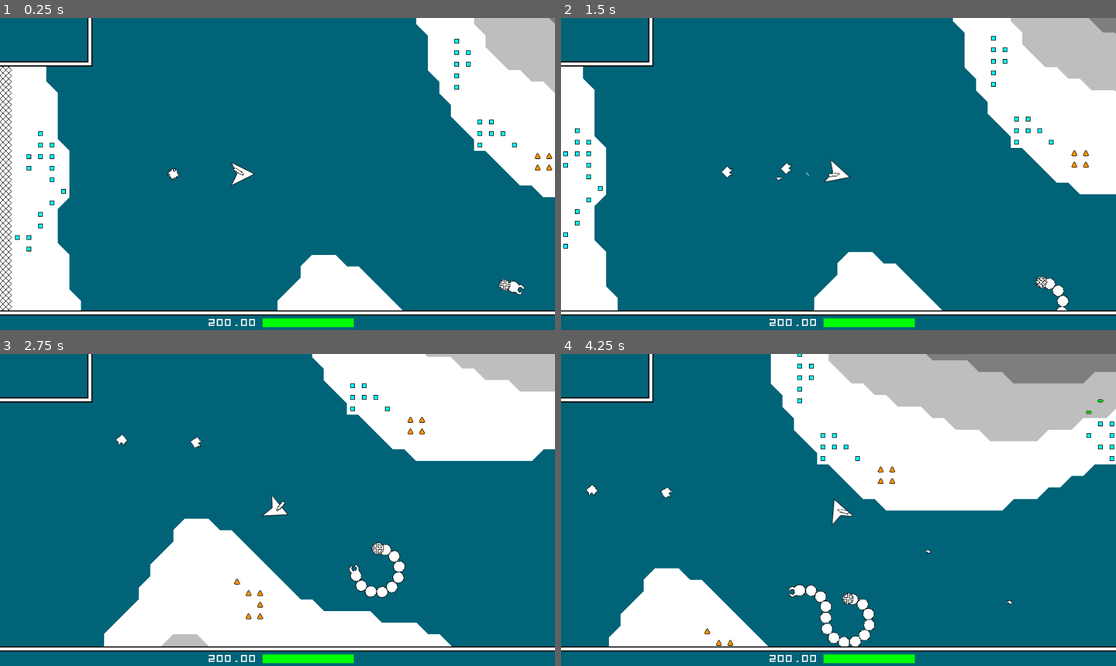
Above: before the commit, frames 1-4 (two rows, left to right).
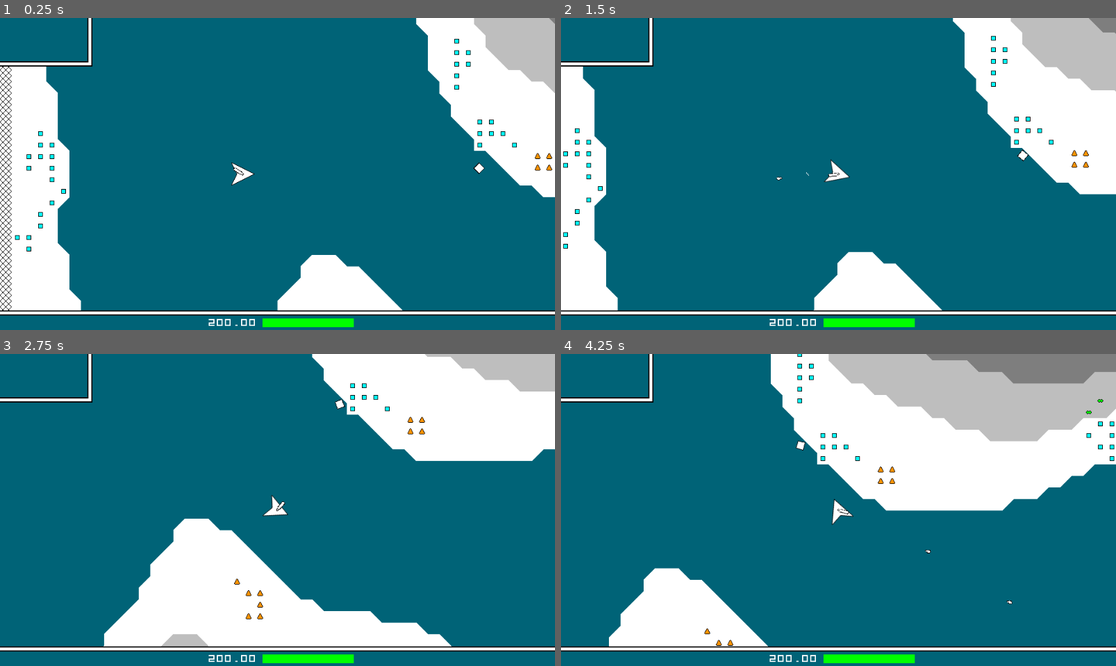
Above: after the commit, the same moments.

Repository: LangII/ProjectSpaceMiner
Game: Godot game, scene res://scenes/Main.tscn
Two runs of this game, one before a commit and one after it. Both use one fixed random seed, a clock stepped at 60 frames per second and the inputs below.
Inputs (mouse positions are in pixels of both pictures, inside the frame that each line leads up to):
- Up to frame 1 (0.25 s): no input
- Up to frame 2 (1.5 s): move the mouse to (960, 158) at 0.52 s; hold D (right) 0.53-1.28 s; tap T (test) at 0.6 s; move the mouse to (727, 189) at 1.27 s; hold S (down) from 1.28 s (still down); click (727, 189) at 1.35 s
- Up to frame 3 (2.75 s): tap T (test) at 1.55, 2.1 s; move the mouse to (333, 441) at 2.02 s; release S (down) at 2.03 s; hold D (right) from 2.03 s (still down)
- Up to frame 4 (4.25 s): move the mouse to (810, 572) at 2.77 s; release D (right) at 2.78 s; hold W (up) 2.78-3.53 s; tap T (test) at 2.85, 3.8 s; move the mouse to (1005, 556) at 3.52 s; press the mouse at (1005, 556) at 3.53 s; hold A (left) from 3.53 s (still down)

The runs differ from the first frame. In frame 1, 0.2% of the frame differs, in the area x 30-95%, y 46-89%; in frame 2, 0.4%; in frame 3, 0.8%; in frame 4, 1.1%, in the area x 4-57%, y 27-94%.

Commit message:
enemy03 movement done

Diff:
--- a/scenes/Enemy03.tscn
+++ b/scenes/Enemy03.tscn
@@ -1,14 +1,12 @@
-[gd_scene load_steps=5 format=2]
+[gd_scene load_steps=4 format=2]
 
 [ext_resource path="res://scripts/Enemy03.gd" type="Script" id=1]
 [ext_resource path="res://sprites/enemy_03_body.png" type="Texture" id=2]
-[ext_resource path="res://sprites/bullet_01a.png" type="Texture" id=3]
 
 [sub_resource type="CircleShape2D" id=1]
 
 [node name="Enemy03" type="KinematicBody2D"]
 collision_layer = 16
-collision_mask = 7
 script = ExtResource( 1 )
 
 [node name="Col" type="CollisionShape2D" parent="."]
@@ -17,20 +15,8 @@
 [node name="Body" type="Sprite" parent="."]
 texture = ExtResource( 2 )
 
-[node name="CanChangeColRayTimer" type="Timer" parent="."]
-wait_time = 0.5
-
 [node name="RotPosA" type="Position2D" parent="."]
 position = Vector2( -7, -7 )
-
-[node name="RotPosB" type="Position2D" parent="."]
-position = Vector2( 7, -7 )
-
-[node name="RotPosC" type="Position2D" parent="."]
-position = Vector2( 7, 7 )
-
-[node name="RotPosD" type="Position2D" parent="."]
-position = Vector2( -7, 7 )
 
 [node name="ColRayARight" type="RayCast2D" parent="."]
 position = Vector2( -7, 7 )
@@ -38,11 +24,29 @@
 cast_to = Vector2( -2, 0 )
 collide_with_areas = true
 
+[node name="ColRayALeft" type="RayCast2D" parent="."]
+position = Vector2( 7, -7 )
+enabled = true
+cast_to = Vector2( 0, -2 )
+collide_with_areas = true
+
+[node name="RotPosB" type="Position2D" parent="."]
+position = Vector2( 7, -7 )
+
 [node name="ColRayBRight" type="RayCast2D" parent="."]
 position = Vector2( -7, -7 )
 enabled = true
 cast_to = Vector2( 0, -2 )
 collide_with_areas = true
+
+[node name="ColRayBLeft" type="RayCast2D" parent="."]
+position = Vector2( 7, 7 )
+enabled = true
+cast_to = Vector2( 2, 0 )
+collide_with_areas = true
+
+[node name="RotPosC" type="Position2D" parent="."]
+position = Vector2( 7, 7 )
 
 [node name="ColRayCRight" type="RayCast2D" parent="."]
 position = Vector2( 7, -7 )
@@ -50,19 +54,23 @@
 cast_to = Vector2( 2, 0 )
 collide_with_areas = true
 
+[node name="ColRayCLeft" type="RayCast2D" parent="."]
+position = Vector2( -7, 7 )
+enabled = true
+cast_to = Vector2( 0, 2 )
+collide_with_areas = true
+
+[node name="RotPosD" type="Position2D" parent="."]
+position = Vector2( -7, 7 )
+
 [node name="ColRayDRight" type="RayCast2D" parent="."]
 position = Vector2( 7, 7 )
 enabled = true
 cast_to = Vector2( 0, 2 )
 collide_with_areas = true
 
-[node name="RayCast2D" type="RayCast2D" parent="."]
+[node name="ColRayDLeft" type="RayCast2D" parent="."]
 position = Vector2( -7, -7 )
-cast_to = Vector2( -10, -10 )
-
-[node name="Sprite" type="Sprite" parent="."]
-visible = false
-position = Vector2( 0, -10 )
-texture = ExtResource( 3 )
-
-[connection signal="timeout" from="CanChangeColRayTimer" to="." method="_on_CanChangeColRayTimer_timeout"]
+enabled = true
+cast_to = Vector2( -2, 0 )
+collide_with_areas = true
--- a/scripts/Bullet01.gd
+++ b/scripts/Bullet01.gd
@@ -11,7 +11,7 @@
 var COL_PARTICLES_LIFETIME = 1.0
 var COLLISION_NORMAL_CLAMP = 0.01
 var SPEED = 450
-var DMG = 20
+var DMG = 2000
 
 var velocity = Vector2()
 
--- a/scripts/Enemy02.gd
+++ b/scripts/Enemy02.gd
@@ -10,6 +10,9 @@
 
 	- Front Enemy02 should keep old Enemy02's target.  It does not.  After split(), both front and
 	back Enemy02s make dramatic turns to pursue new targets.
+
+2024-01-31
+look into having LifeEndParticles2D like Enemy01
 
 -----
 NOTES
@@ -62,8 +65,6 @@
 """
 #onready var SPEED_MIN = 60
 #onready var SPEED_MAX = 40
-#onready var SPEED_MIN = 40
-#onready var SPEED_MAX = 20
 
 onready var INNER_TURN_SHARPNESS_MIN = 2.5
 onready var INNER_TURN_SHARPNESS_MAX = 1.5
@@ -215,7 +216,7 @@
 	if _segment_count < SEGMENT_COUNT_MIN or _segment_count > SEGMENT_COUNT_MAX:
 		util.throwError(
 			"Enemy02.updateVarsFromSegmentCount() arg _segment_count must be between %s and %s " %
-			[SEGMENT_COUNT_MIN, SEGMENT_COUNT_MAX] + "inclusively."
+			[SEGMENT_COUNT_MIN, SEGMENT_COUNT_MAX] + " inclusively."
 		)
 	SEGMENT_COUNT = _segment_count
 	updateSpeedAndInnerTurnSharpness()
--- a/scripts/Enemy03.gd
+++ b/scripts/Enemy03.gd
@@ -20,6 +20,65 @@
 	- ship is in range
 	- ready
 	-
+
+-----
+TODOS
+-----
+
+2023-08-20
+
+DONE
+- Add nodes and code to allow for rolling 'left'.
+
+DONE
+- Add alternate between roll left and roll right behavior.
+
+DONE
+- Add rotation to float.
+
+DONE
+- Add behavior for 'rolling' -> 'floating' when dependent terrain is destroyed.
+
+	DONE
+	- cur_dependent_tiles = list of tiles that Enemy03 is currently dependent on
+
+	DONE
+	- whenever a tile is broken, get all cur_dependent_tiles for all enemy_03s
+
+	DONE
+	- if the broken tile is in one of those lists, then trigger that enemy_03 to 'floating' state
+
+(
+	2024-01-30
+	DONE
+	test and clean up all previous DONEs
+)
+
+- Add damage exchange behavior for when Ship and Enemy03 (body to body) collide.
+
+- Add turret for missiles.
+
+- Use shooting of Ship to add shooting to Enemy03.  Maybe for now just have it shoot Bullet01.
+
+- Upgrade from Bullet01 to Bullet02, a slow moving homing AOE.
+
+- Have ship bullets damage Enemy03.
+
+- Add control to not allow Enemy03 to walk up the sky walls (hashed blocks).
+
+2024-01-31
+Under the current state, while it is cool behavior to make it so that the Ship can trigger an
+Enemy03 into 'floating' move_state by destroying holding tile(s), it gives the Ship an advantage
+over Enemy03.  Part of the defense of Enemy03 is it's rapid back-and-forth movement while wall
+crawling.  When in the 'floating' move_state there is no longer that defensive movement.  So, to
+counter this I'll make it so that while in 'floating' move_state Enemy03 has an increase in defense.
+
+-----
+OTHER
+-----
+
+- One problem with the current method of "rolling" is that I don't know how to make the roll speed
+adjustable.
 """
 
 
@@ -30,36 +89,8 @@
 onready var ship = get_node('/root/Main/Gameplay/Ship')
 onready var tilemap = get_node('/root/Main/Gameplay/TileMap')
 
-var move_state = ''
-var move_vector = Vector2()
-
-#var WALK_ANGLES = [0, 45, 90, 135, 180, 225, 270, 315, 360]
-#var WALK_ANGLE_TOLERANCE = 20
-
-#var ROT_NODE_MAP = {
-#	$RotPosA: {
-#		'next_pos_node':	{'right': $RotPosD,			'left': $RotPosB},
-#		'col_ray':			{'right': $ColRayARight,	'left': $ColRayALeft}
-#	},
-#	$RotPosB: {
-#		'next_pos_node':	{'right': $RotPosA,			'left': $RotPosC},
-#		'col_ray':			{'right': $ColRayBRight,	'left': $ColRayBLeft}
-#	},
-#	$RotPosC: {
-#		'next_pos_node':	{'right': $RotPosB,			'left': $RotPosD},
-#		'col_ray':			{'right': $ColRayCRight,	'left': $ColRayCLeft}
-#	},
-#	$RotPosD: {
-#		'next_pos_node':	{'right': $RotPosC,			'left': $RotPosA},
-#		'col_ray':			{'right': $ColRayDRight,	'left': $ColRayDLeft}
-#	}
-#}
-
-"""
-TURNOER NOTES:
-- I think it might be the map that's so wrong.  The Enemy03's rotation seems to coordinatedly skip
-corners during rotation.  ^|_(**)_|^
-"""
+#onready var mineral_tilemap = get_node('/root/Main/Gameplay/MineralTileMap')
+#var cur_holding_min_tile = null
 
 var ROT_NODE_MAP = {
 	'RotPosA': {
@@ -80,225 +111,149 @@
 	}
 }
 
+var move_state = ''  # 'floating' or 'rolling'
+
 var cur_rotate_around_node = null
 var cur_rotate_around_pos = Vector2()
-var cur_rotate_dir = ''
+var cur_roll_dir = ''
+var cur_roll_dir_mod = 0
 var cur_rotated_enough_ray = null
 
-var can_change_col_ray = true
+var FLOATING_LINEAR_SPEED_MIN = 10.0
+var FLOATING_LINEAR_SPEED_MAX = 100.0
+var FLOATING_ROTATE_SPEED_MIN = 0.01
+var FLOATING_ROTATE_SPEED_MAX = 0.2
+
+var ROLLING_CHANGE_DIR_CHANCE_MIN = 0.001  # perc
+var ROLLING_CHANGE_DIR_CHANCE_MAX = 0.300  # perc
+
+var ROLLING_MOV_MOD = 0.08
+var ROLLING_ROT_MOD = 4.0
+
+var floating_linear_speed = 0.0
+var floating_linear_dir = 0.0
+var floating_move_vector = Vector2()
+var floating_rotate_speed = 0.0
+var floating_rotate_dir = ''
+var floating_rotate_dir_mod = 0
+
+onready var cur_holding_tile = null
 
 
 ####################################################################################################
 
 
-func _ready():
-
+func _ready() -> void:
+
+	setMoveStateToFloating()
+
+	# TEST
+	floating_linear_dir = 0.0
+	floating_move_vector = Vector2(floating_linear_speed, 0).rotated(deg2rad(floating_linear_dir))
+
+
+func _process(_delta:float) -> void:
+
+	match move_state:
+
+		'floating':
+
+			rotate(floating_rotate_dir_mod * floating_rotate_speed)
+
+			var col = move_and_collide(floating_move_vector * _delta, false)
+
+			if col:
+
+				if col.collider == tilemap:
+
+					setMoveStateToRolling(col.position)
+
+		'rolling':
+
+			if cur_rotated_enough_ray.is_colliding():
+
+				setCurHoldingTile()
+
+				if util.getRandomBool(
+					util.getRandomFloat(
+						ROLLING_CHANGE_DIR_CHANCE_MIN,
+						ROLLING_CHANGE_DIR_CHANCE_MAX
+					)
+				):
+
+					changeCurRollDir()
+
+					setCurRotatedEnoughRay()
+
+				else:
+
+					updateColVars()
+
+			handleRollingMovement()
+
+
+####################################################################################################
+
+
+func setMoveStateToFloating() -> void:
 	move_state = 'floating'
-#	move_state = 'testing'
-
-#	$WalkingTerrainCol.disabled = true
-
-	move_vector = Vector2(0, 100)
-
-	rotate(deg2rad(10))
-
-#	rotate_around = $RotPosD.global_position
-
-
-var d = 0.0
-
-func _process(_delta:float):
-#func _physics_process(_delta:float):
-
-#	print("\ncur_rotate_around_node.name = ", cur_rotate_around_node.name if cur_rotate_around_node else null)
-#	print("cur_rotated_enough_ray.name = ", cur_rotated_enough_ray.name if cur_rotated_enough_ray else null)
-
-#	d += _delta
-
-	match move_state:
-
-		'floating':
-
-			var col = move_and_collide(move_vector * _delta, false)
-
-			if col:
-
-				if col.collider == tilemap:
-
-#					print("\ncol.position = ", col.position)
-
-#					print("collided with tilemap")
-
-#					rotateToWalkFromCol(col.position)
-
-					# ignore terrain col while walking
-					set_collision_mask_bit(1, false)
-
-					smallRotateAfterTerrainCol(col.position)
-
-					move_state = 'rotating'
-
-#					rotate_around = $RotPosD.global_position
-#					cur_rotate_around = col.position
-					cur_rotate_around_node = getClosestRotPosNode(col.position)
-
-					cur_rotate_around_pos = cur_rotate_around_node.global_position
-
-					cur_rotate_dir = 'right'
-
-					cur_rotated_enough_ray = get_node(ROT_NODE_MAP[cur_rotate_around_node.name]['col_ray'][cur_rotate_dir])
-
-					can_change_col_ray = true
-
-#					printColVars()
-
-#					$FloatingTerrainCol.disabled = true
-#					$WalkingTerrainCol.disabled = false
-
-#					var crap_speed = 5000.0
-#					global_position = Vector2(
-#						sin(crap_speed) * global_position.distance_to(rotate_around),
-#						cos(crap_speed) * global_position.distance_to(rotate_around)
-#					) + rotate_around
-
-
-		'rotating':
-
-#			print("\ncur_rotated_enough_ray.name           = ", cur_rotated_enough_ray.name)
-#			print("cur_rotated_enough_ray.is_colliding() = ", cur_rotated_enough_ray.is_colliding())
-#			if hasRotatedEnough():
-#			cur_rotated_enough_ray.force_raycast_update()
-
-			if cur_rotated_enough_ray.is_colliding() and can_change_col_ray:
-
-#				print("HAS ROTATED ENOUGH")
-				updateColVars()
-#				printColVars()
-#				return
-#				updateCurRotateAround()
-#				updateCurRotatedEnoughRay()
-#				cur_rotate_around_node = get_node(ROT_NODE_MAP[cur_rotate_around_node.name]['next_pos_node'][cur_rotate_dir])
-#				cur_rotate_around_pos = cur_rotate_around_node.global_position
-#				cur_rotated_enough_ray = get_node(ROT_NODE_MAP[cur_rotate_around_node.name]['col_ray'][cur_rotate_dir])
-#				can_change_col_ray = false
-#				$CanChangeColRayTimer.start()
-#
-			global_position = cur_rotate_around_pos + (global_position - cur_rotate_around_pos).rotated(0.02)
-#			look_at(cur_rotate_around_pos)
-			rotate(deg2rad(1))
-
-#			var rot_speed = -1.0
-#			d += _delta
-#			d = 1
-#			var sin_ = sin(rot_speed * d) * global_position.distance_to(rotate_around)
-#			var cos_ = cos(rot_speed * d) * global_position.distance_to(rotate_around)
-#			print("sin_ = ", sin_)
-#			print("cos_ = ", cos_)
-#			global_position = Vector2(
-#				sin(rot_speed * d) * global_position.distance_to(rotate_around),
-#				cos(rot_speed * d) * global_position.distance_to(rotate_around)
-#			) + rotate_around
-#			print("cur_rotate_around_node = ", cur_rotate_around_node)
-
-
-
-		'passive':
-
-			pass
-
-
-
-
-
-
-
-
-
-
-
-
-
-
-
-
-
-
-
-
-
-#		'testing':
-#
-#			var rot_speed = 2.0
-#
-##			var sin_var = sin(rot_speed * _delta)
-##			print("sin_var = ", sin_var)
-#
-#			d += _delta
-#
-#			global_position = Vector2(
-##				sin(rot_speed * _delta) * global_position.distance_to(rotate_around),
-#				sin(rot_speed * d) * global_position.distance_to(rotate_around),
-##				cos(rot_speed * _delta) * global_position.distance_to(rotate_around)
-#				cos(rot_speed * d) * global_position.distance_to(rotate_around)
-#			) + rotate_around
-#
-#			look_at(rotate_around)
-#			rotate(deg2rad(90 + 45))
-
-
-####################################################################################################
+	floating_linear_speed = util.getRandomFloat(FLOATING_LINEAR_SPEED_MIN, FLOATING_LINEAR_SPEED_MAX)
+	floating_linear_dir = util.getRandomFloat(0.0, 360.0)
+	floating_move_vector = Vector2(floating_linear_speed, 0).rotated(deg2rad(floating_linear_dir))
+	floating_rotate_speed = util.getRandomFloat(FLOATING_ROTATE_SPEED_MIN, FLOATING_ROTATE_SPEED_MAX)
+	floating_rotate_dir = util.getRandomItemFromArray(['left', 'right'])
+	floating_rotate_dir_mod = -1 if floating_rotate_dir == 'left' else +1
+	set_collision_mask_bit(1, true)
+	cur_holding_tile = null
+
+
+func setMoveStateToRolling(_col_position:Vector2) -> void:
+	set_collision_mask_bit(1, false)  # ignore terrain col while walking
+	smallRotateAfterTerrainCol(_col_position)
+	move_state = 'rolling'
+	cur_rotate_around_node = getClosestRotPosNode(_col_position)
+	cur_rotate_around_pos = cur_rotate_around_node.global_position
+	cur_roll_dir = util.getRandomItemFromArray(['left', 'right'])
+	cur_roll_dir_mod = -1 if cur_roll_dir == 'left' else +1
+	setCurRotatedEnoughRay()
+
+
+func setCurRotatedEnoughRay() -> void:
+	cur_rotated_enough_ray = get_node(ROT_NODE_MAP[cur_rotate_around_node.name]['col_ray'][cur_roll_dir])
+
+
+func handleRollingMovement() -> void:
+	global_position = (
+		cur_rotate_around_pos
+		+ (global_position - cur_rotate_around_pos).rotated(cur_roll_dir_mod * ROLLING_MOV_MOD)
+	)
+	rotate(deg2rad(cur_roll_dir_mod * ROLLING_ROT_MOD))
 
 
 func updateColVars() -> void:
-	cur_rotate_around_node = get_node(ROT_NODE_MAP[cur_rotate_around_node.name]['next_pos_node'][cur_rotate_dir])
+	cur_rotate_around_node = get_node(ROT_NODE_MAP[cur_rotate_around_node.name]['next_pos_node'][cur_roll_dir])
 	cur_rotate_around_pos = cur_rotate_around_node.global_position
-	cur_rotated_enough_ray = get_node(ROT_NODE_MAP[cur_rotate_around_node.name]['col_ray'][cur_rotate_dir])
-
-	can_change_col_ray = false
-	$CanChangeColRayTimer.start()
+	cur_rotated_enough_ray = get_node(ROT_NODE_MAP[cur_rotate_around_node.name]['col_ray'][cur_roll_dir])
 
 
 func printColVars() -> void:
 	print("\ncur_rotate_around_node = ", cur_rotate_around_node.name)
 	print("cur_rotate_around_pos  = ", cur_rotate_around_pos)
-	print("cur_rotate_dir         = ", cur_rotate_dir)
+	print("cur_roll_dir           = ", cur_roll_dir)
 	print("cur_rotated_enough_ray = ", cur_rotated_enough_ray.name)
 
 
 func smallRotateAfterTerrainCol(_col_pos:Vector2) -> void:
-
 	var closest_rot_pos_node_name = getClosestRotPosNode(_col_pos).name
-#	print("closest_rot_pos_node_name = ", closest_rot_pos_node_name)
-
 	var closest_rot_pos_v = global_position - getClosestRotPosNode(_col_pos).global_position
 	var col_pos_v = global_position - _col_pos
 	var angle_to = closest_rot_pos_v.angle_to(col_pos_v)
 	rotate(angle_to)
 
 
-func hasRotatedEnough() -> bool:
-
-#	print("\nstarted hasRotatedEnough()")
-
-	if not cur_rotated_enough_ray.is_colliding():  return false
-
-#	print("cur_rotated_enough_ray.get_collision_point() = ", cur_rotated_enough_ray.get_collision_point())
-
-	var dist_to_tilemap = cur_rotated_enough_ray.global_position.distance_to(cur_rotated_enough_ray.get_collision_point())
-
-#	print("dist_to_tilemap = ", dist_to_tilemap)
-
-	if dist_to_tilemap < 2.0:  return true
-
-	return false
-
-
 func getClosestRotPosNode(_pos:Vector2) -> Node:
 	var closest_rot_pos_node_ = null
 	var rot_pos_nodes = ROT_NODE_MAP.keys()
-
-#	print("rot_pos_nodes = ", rot_pos_nodes)
-
 	var dists = [
 		$RotPosA.global_position.distance_to(_pos), $RotPosB.global_position.distance_to(_pos),
 		$RotPosC.global_position.distance_to(_pos), $RotPosD.global_position.distance_to(_pos)
@@ -307,17 +262,15 @@
 	return closest_rot_pos_node_
 
 
-#func rotateToWalkFromCol(_col_pos:Vector2) -> void:
-#
-#	# left = 0, right = 180, down = 270, up = 90
-#	var col_angle = util.convAngleTo360Range(rad2deg(global_position.angle_to_point(_col_pos)))
-#	print("col_angle = ", col_angle)
-#
-#	return
-
-
-
-
-
-func _on_CanChangeColRayTimer_timeout():
-	can_change_col_ray = true
+func changeCurRollDir() -> void:
+	cur_roll_dir = 'left' if cur_roll_dir == 'right' else 'right'
+	cur_roll_dir_mod = -1 if cur_roll_dir_mod == +1 else +1
+
+
+func setCurHoldingTile() -> void:
+	cur_holding_tile = tilemap.world_to_map(cur_rotated_enough_ray.get_collision_point())
+
+
+
+func takeDmg(_node_took_dmg:Object, _dmg:int) -> void:
+	return
--- a/scripts/EnemyGenLogic.gd
+++ b/scripts/EnemyGenLogic.gd
@@ -45,10 +45,10 @@
 
 func genEnemy01s() -> void:
 
-	""" for manual placement testing """
-	for x in [
-		{'x': 15, 'y': 130, 'count': 2, 'home_radius':4},
-	]:  genEnemy01Swarm(x['x'], x['y'], x['count'], x['home_radius'])
+#	""" for manual placement testing """
+#	for x in [
+#		{'x': 15, 'y': 130, 'count': 2, 'home_radius':4},
+#	]:  genEnemy01Swarm(x['x'], x['y'], x['count'], x['home_radius'])
 
 	return
 
@@ -85,10 +85,10 @@
 
 func genEnemy02s() -> void:
 
-	""" for manual placement testing """
-	for x in [
-		{'pos': Vector2(873, 2792), 'segment_count': 20},
-	]:  genEnemy02(x['pos'], x['segment_count'])
+#	""" for manual placement testing """
+#	for x in [
+#		{'pos': Vector2(873, 2792), 'segment_count': 20},
+#	]:  genEnemy02(x['pos'], x['segment_count'])
 
 	return
 
@@ -125,11 +125,15 @@
 
 func genEnemy03s() -> void:
 
-	return
+#	return
 
 	var enemy_inst = enemy_03.instance()
-	enemy_inst.global_position = Vector2(550, 2590)
+	enemy_inst.global_position = Vector2(820, 2590)
 	_enemies_.add_child(enemy_inst)
+
+#	var enemy_inst_1 = enemy_03.instance()
+#	enemy_inst_1.global_position = Vector2(600, 2590)
+#	_enemies_.add_child(enemy_inst_1)
 
 
 ####################################################################################################
--- a/scripts/Gameplay.gd
+++ b/scripts/Gameplay.gd
@@ -217,3 +217,23 @@
 	$ShipShootBulletParticles2D.global_position = _pos
 	$ShipShootBulletParticles2D.rotation = _rot
 	$ShipShootBulletParticles2D.restart()
+
+
+func checkForEnemy03ToFloating(_tile_destroyed:String) -> void:
+	for enemy in $Enemies.get_children():
+		if util.nodeIsScene(enemy, 'Enemy03'):
+			if enemy.cur_holding_tile == null:  return
+			var enemy_cur_holding_tiles = [
+				'%s,%s' % [enemy.cur_holding_tile.y, 		enemy.cur_holding_tile.x],		# center
+				'%s,%s' % [enemy.cur_holding_tile.y - 1,	enemy.cur_holding_tile.x],		# sides \/
+				'%s,%s' % [enemy.cur_holding_tile.y + 1,	enemy.cur_holding_tile.x],
+				'%s,%s' % [enemy.cur_holding_tile.y, 		enemy.cur_holding_tile.x - 1],
+				'%s,%s' % [enemy.cur_holding_tile.y, 		enemy.cur_holding_tile.x + 1],
+				'%s,%s' % [enemy.cur_holding_tile.y - 1,	enemy.cur_holding_tile.x - 1],	# corners \/
+				'%s,%s' % [enemy.cur_holding_tile.y - 1,	enemy.cur_holding_tile.x + 1],
+				'%s,%s' % [enemy.cur_holding_tile.y + 1,	enemy.cur_holding_tile.x - 1],
+				'%s,%s' % [enemy.cur_holding_tile.y + 1,	enemy.cur_holding_tile.x + 1],
+			]
+			for enemy_cur_holding_tile in enemy_cur_holding_tiles:
+				if enemy_cur_holding_tile == _tile_destroyed:
+					enemy.setMoveStateToFloating()
--- a/scripts/Main.gd
+++ b/scripts/Main.gd
@@ -4,24 +4,22 @@
 TODOS
 -----
 
-- to clean:
-	- BaseTileMapLogic.gd		DONE
-	- FinalTileMapLogic.gd		DONE
-	- MineralTileMapLogic.gd	DONE
-	- Bullet01.gd				DONE
-	- Controls.gd				DONE
-	- Data.gd					DONE
-	- Drop.gd					DONE
-	- Enemy01.gd				DONE
-	- Enemy02.gd
-	- Enemy03.gd				DONE
-	- EnemyGenLogic.gd
-	- Gameplay.gd				DONE
-	- Hud.gd					DONE
-	- HudDropDisplay.gd			DONE
-	- Main.gd
-	- Ship.gd					DONE
-	- Utilities.gd				DONE
+- Enemy03
+
+-----
+NOTES
+-----
+
+2023-08-20
+- Thoughts for Enemy04:  Kamikaze.  They fly around fairly aimlessly, but if Ship is within range,
+they target Ship and try to fly into it causing large explosion.  The balance is that they're flying
+is very irradic.  Every other second they should target some other random point.  Or they're turning
+is in small amounts so if 1 to 2 seconds before Enemy04 hits you you move away then Enemy04 will
+miss wildly.  Basically the idea is that this enemy is a wild card.  Most people will sort of fear
+this enemy but the end result should be that the enemy typically misses more times than it hits.
+Maybe it can have 2 different defense states:  1 where it's just wondering around and it's defense
+is super high.  But then the other is when it sees the Ship, then turns into kamikaze mode and can
+be killed in 1 hit.
 """
 
 extends Node
--- a/scripts/Utilities.gd
+++ b/scripts/Utilities.gd
@@ -85,7 +85,7 @@
 	else:  return (_angle * -1) + 180
 
 
-func convTileMapPosToGlobalPos(tile_map_pos:Vector2, global_pos_type:String='middle') -> Vector2:
+func convTileMapPosToGlobalPos(tile_map_pos:Vector2, global_pos_type:String='center') -> Vector2:
 	var global_pos = data.tiles['%s,%s' % [tile_map_pos.y, tile_map_pos.x]]['global_pos_center']
 	global_pos = Vector2(global_pos[0], global_pos[1])
 	var width_adjust = ctrl.tile_width / 2
@@ -96,7 +96,7 @@
 		'top':          adjust = {'x': 0,             'y': -height_adjust}
 		'top_right':    adjust = {'x': +width_adjust, 'y': -height_adjust}
 		'center_left':  adjust = {'x': -width_adjust, 'y': 0             }
-		'middle':       adjust = {'x': 0,             'y': 0             }
+		'center':       adjust = {'x': 0,             'y': 0             }
 		'center_right': adjust = {'x': +width_adjust, 'y': 0             }
 		'bottom_left':  adjust = {'x': -width_adjust, 'y': +height_adjust}
 		'bottom':       adjust = {'x': 0,             'y': +height_adjust}
@@ -112,3 +112,7 @@
 		OS.get_system_time_msecs() - OS.get_system_time_secs() * 1_000,
 		_msg
 	])
+
+
+func nodeIsScene(_node:Node, _scene:String) -> bool:
+	return _node.name.replace('@', '').begins_with(_scene)
--- a/scripts/tiles/BaseTileMapLogic.gd
+++ b/scripts/tiles/BaseTileMapLogic.gd
@@ -504,6 +504,7 @@
 			data.tiles[k]['mineral_type'], data.tiles[k]['mineral_drop_value'],
 			data.tiles[k]['global_pos_center']
 		)
+	gameplay.checkForEnemy03ToFloating(k)
 
 
 func areaTileUpdateFromCol(k):
--- a/scripts/tiles/MineralTileMapLogic.gd
+++ b/scripts/tiles/MineralTileMapLogic.gd
@@ -1,3 +1,19 @@
+
+
+"""
+
+-------------------
+LOW PRIORITY TO DOS
+-------------------
+
+2024-01-31
+While testing for Enemy03 development, I wanted there to be no Mineral generation.  So I set all
+VEIN_SIZE_MIN and VEIN_SIZE_MAX values to 0.  There was an odd result.  There was a dramatic decrease
+in Mineral generation, however the unexpected behavior was that there were still a couple here and
+there that were generated.  Investigate why.
+
+"""
+
 
 extends 'res://scripts/tiles/BaseTileMapLogic.gd'
 
Binary file added: enemy03_example_01.gif
Not shown, added: enemy03_example_01.mp4
